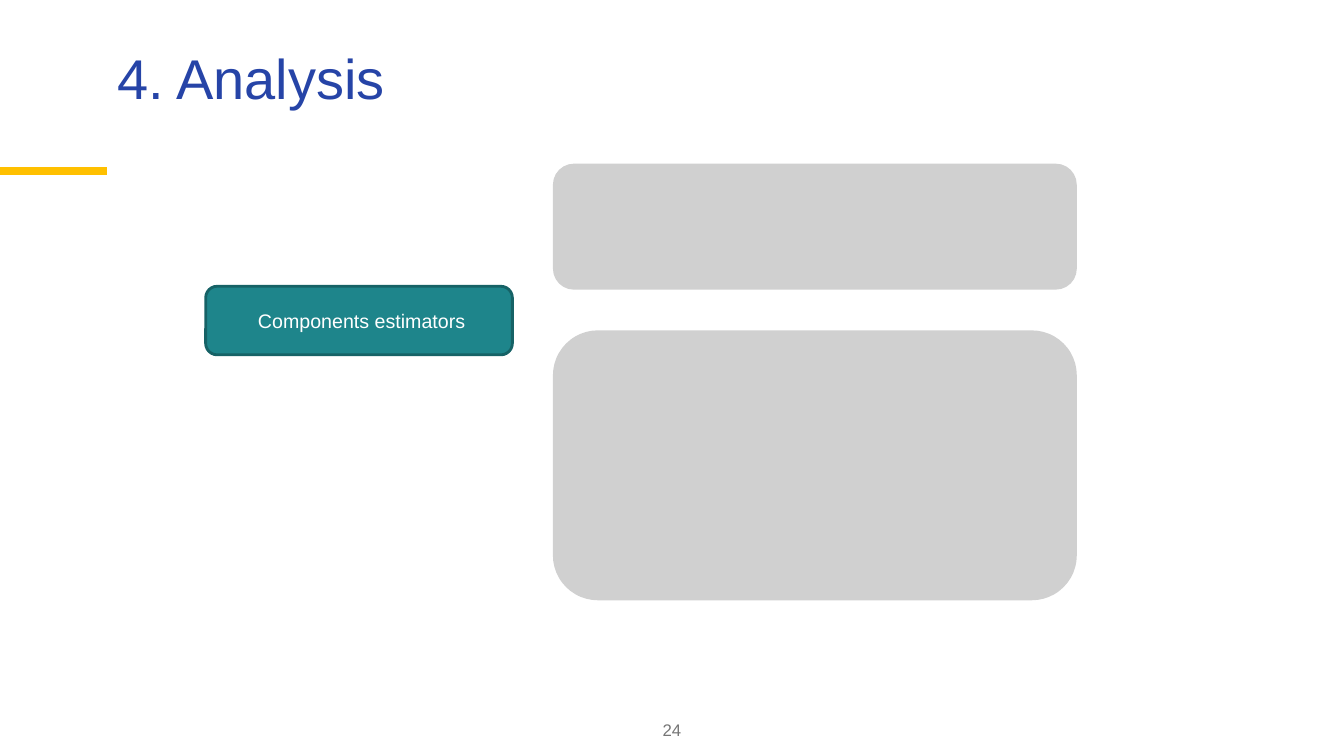
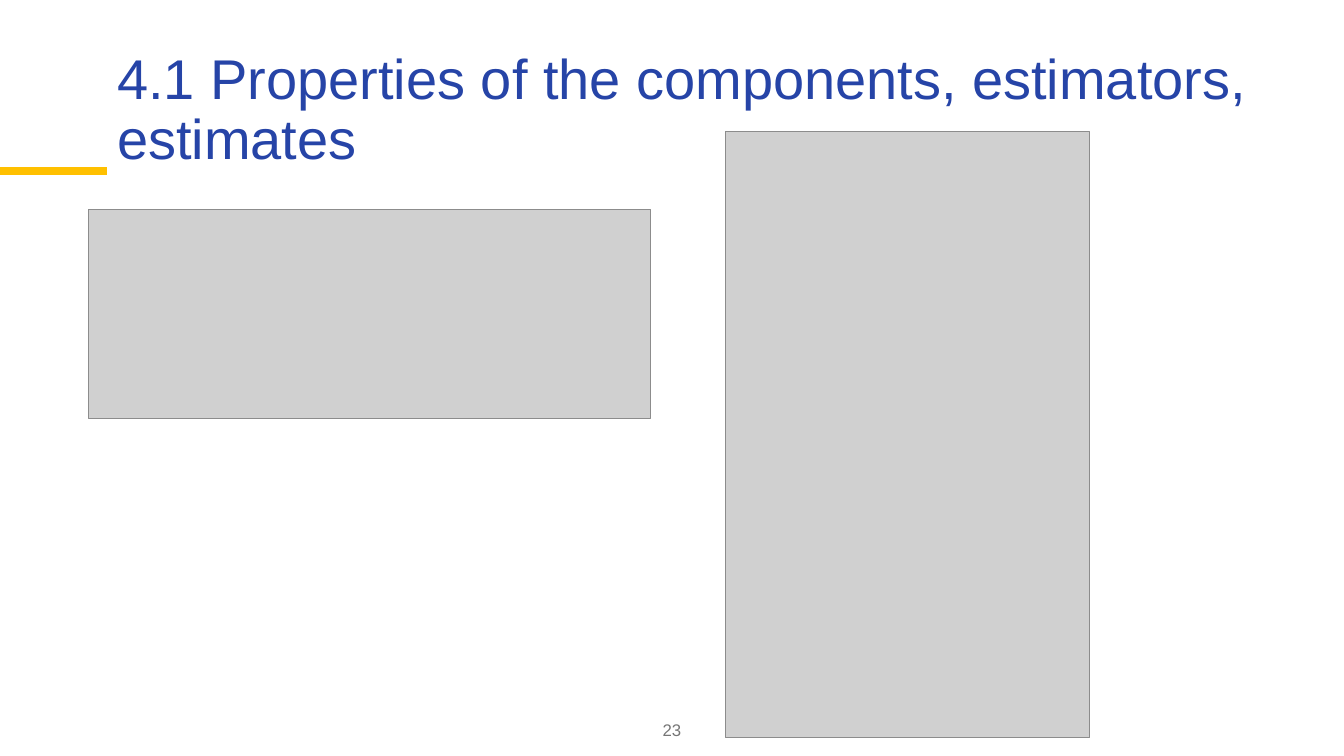
Before and after one commit to palatej/ESTP2026, a slide deck: slide 23 of 3.2 SEATS.pptx (slide 24 before the commit). Drawn at 1344x756 pixels with LibreOffice and Linux fonts; fonts in the diff are those of the drawing; grey boxes stand for pictures; background and template pictures are left out. Boxes give left, top, right and bottom in pixels: in the first picture for what was removed or moved away, otherwise in the second. Text is boxed around its words. In the diff, an @@ line names an element or a change of style, - is before the commit and + after.

```diff
--- a/3.2 SEATS.pptx
+++ b/3.2 SEATS.pptx
@@ title at <box>117,58,1246,160</box>: text changed @@
-4. Analysis
+4.1 Properties of the components, estimators, estimates
@@ picture added at <box>726,132,1090,738</box> @@
@@ picture removed at <box>554,163,1078,289</box> @@
@@ picture added at <box>88,210,650,418</box> @@
@@ rounded rectangle removed at <box>206,286,512,355</box> @@
-Components estimators
@@ picture removed at <box>554,331,1078,601</box> @@
@@ page number at <box>663,724,682,736</box>: text changed @@
-24
+23
```
Also in this commit, not shown: 9 other slides changed, 1 slide added, 6 slides removed, 3 other files.
